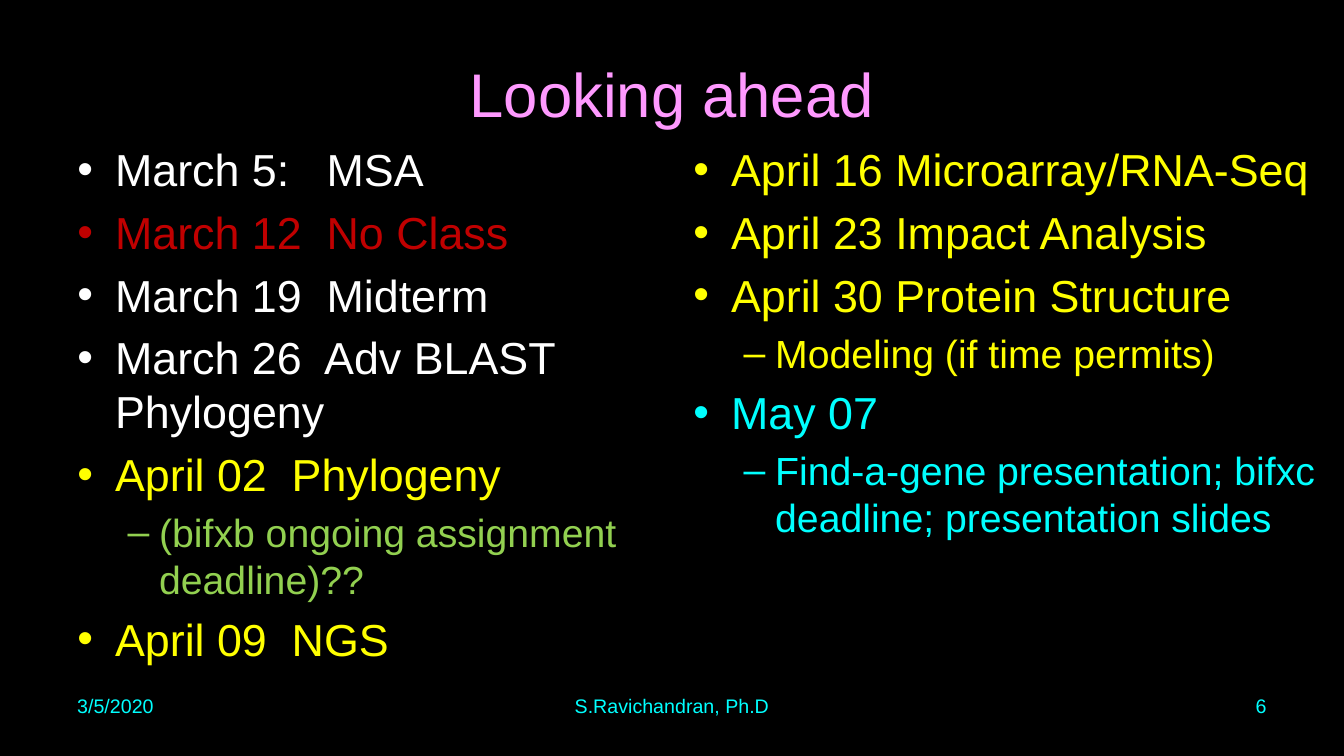
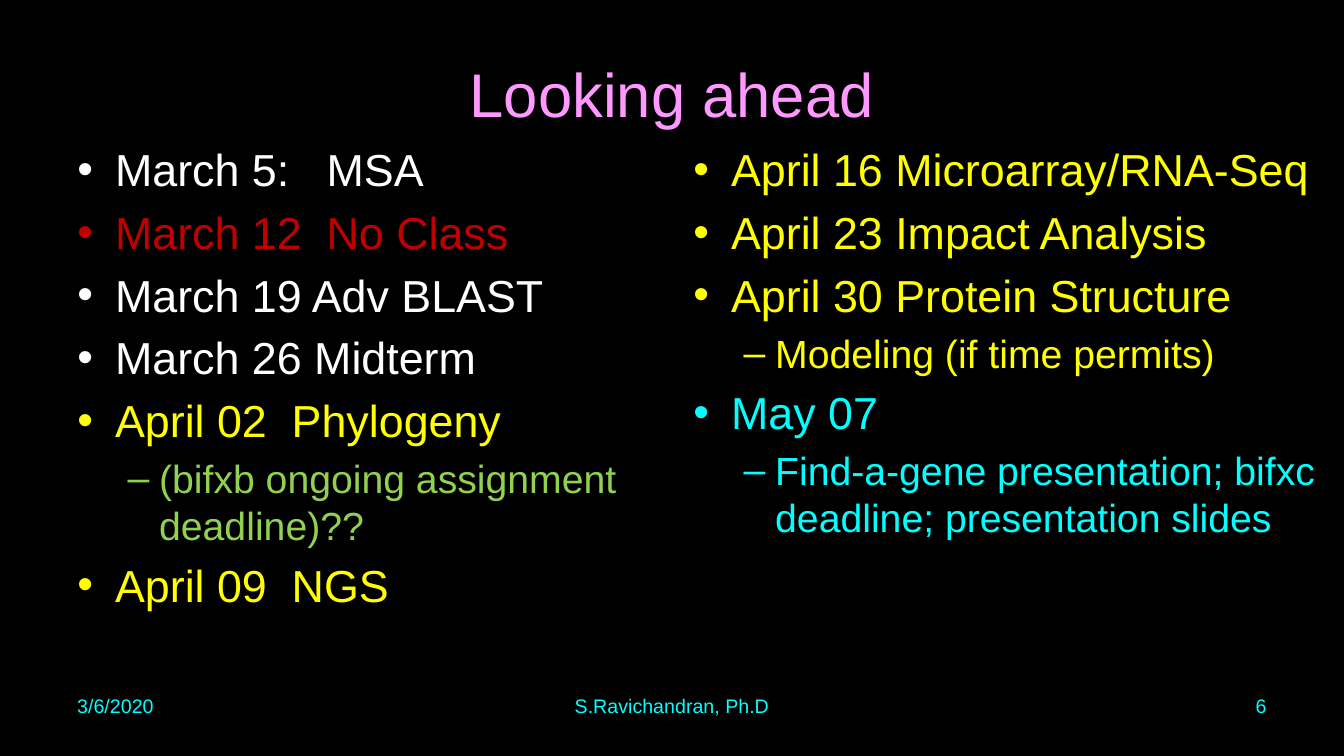
Before and after one commit to hoodcollege/BIFX550_Spring2020, a slide deck: slide 6 of C8/SoFar.pptx. Drawn at 1344x756 pixels with LibreOffice and Linux fonts; fonts in the diff are those of the drawing. Boxes give left, top, right and bottom in pixels: in the first picture for what was removed or moved away, otherwise in the second. Text is boxed around its words. In the diff, an @@ line names an element or a change of style, - is before the commit and + after.

Commit message:
C9 slides

```diff
--- a/C8/SoFar.pptx
+++ b/C8/SoFar.pptx
@@ text at (x1=115, y1=279, x2=543, y2=375): text changed @@
-• March 19 Midterm
-• March 26 Adv BLAST Phylogeny
+• March 19 Adv BLAST
+• March 26 Midterm
@@ text at (x1=77, y1=698, x2=153, y2=714): text changed @@
-3/5/2020
+3/6/2020
```
Also in this commit, not shown: 3 other slides changed, 1 other file.
